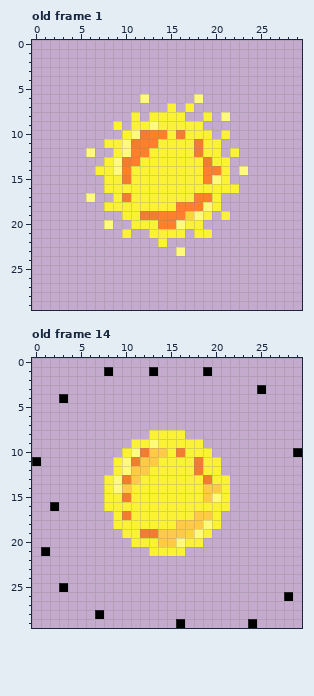
File history of a pixel-art file, Pong/Sprites/Star_temp.aseprite. This is how it looked before the edit.
30x30 pixels, 14 frames. Colours within 5 levels of each other are drawn and written as one. Shown: old frame 1, old frame 14. The commit also changed other frames, which this record leaves out.
Once edited:
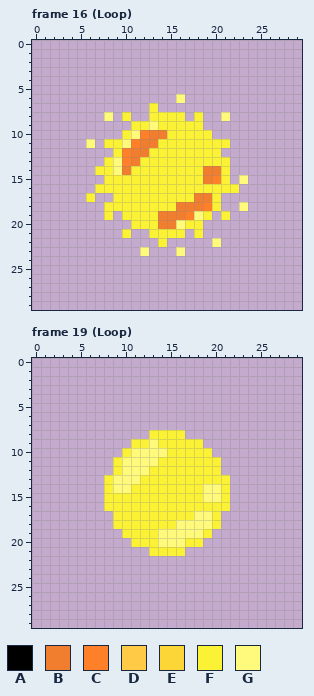
Palette (. is transparent): A #000000  B #f17d2e  C #ff8029  D #ffca45  E #fbd636  F #fbf236  G #fff97c
A new or re-ordered frame is compared with the old frame closest to it.
Changes in this commit:
frames 14 -> 23
Changed rows in their new state; - is an unchanged pixel.
Frame 16 (Loop) is new; against old frame 1, layer "Layer 1 Copy":
first column x 6:
 6 ------.---G-.-----
 7 -------F-.-.------
 8 --G-F.------F.----
 9 ---.--------------
10 ------CBB-F----.--
11 G----CBB----F--F--
12 .---CBB-----F---.-
13 ----CB-------F----
14 ----B--------BB--.
15 ----F--------BC--G
16 -F----------------
17 F---F-------BB----
18 ----------BBBC---G
19 --F---FFBBBC------
20 --.-----BB--------
21 -------------.----
22 --------------G---
23 ------G-----------
Frame 19 (Loop) is new; against old frame 14, layer "Layer 1 Copy":
first column x 3:
 1 -----.----.-----.------
 3 ----------------------.
 4 .----------------------
first column x 0:
10 ------------GGG-F------------.
11 .----------GGG----F-----------
12 -----------GG-----F-----------
13 ----------GG-------F----------
14 ----------G--------GG---------
15 ----------F--------G----------
16 --.---------------------------
17 ----------F-------GG----------
18 ----------------GGG-----------
19 ------------FFGGGG------------
20 --------------GG--------------
21 -.----------------------------
first column x 3:
25 .-------------------------
26 -------------------------.
28 ----.---------------------
29 -------------.-------.----
